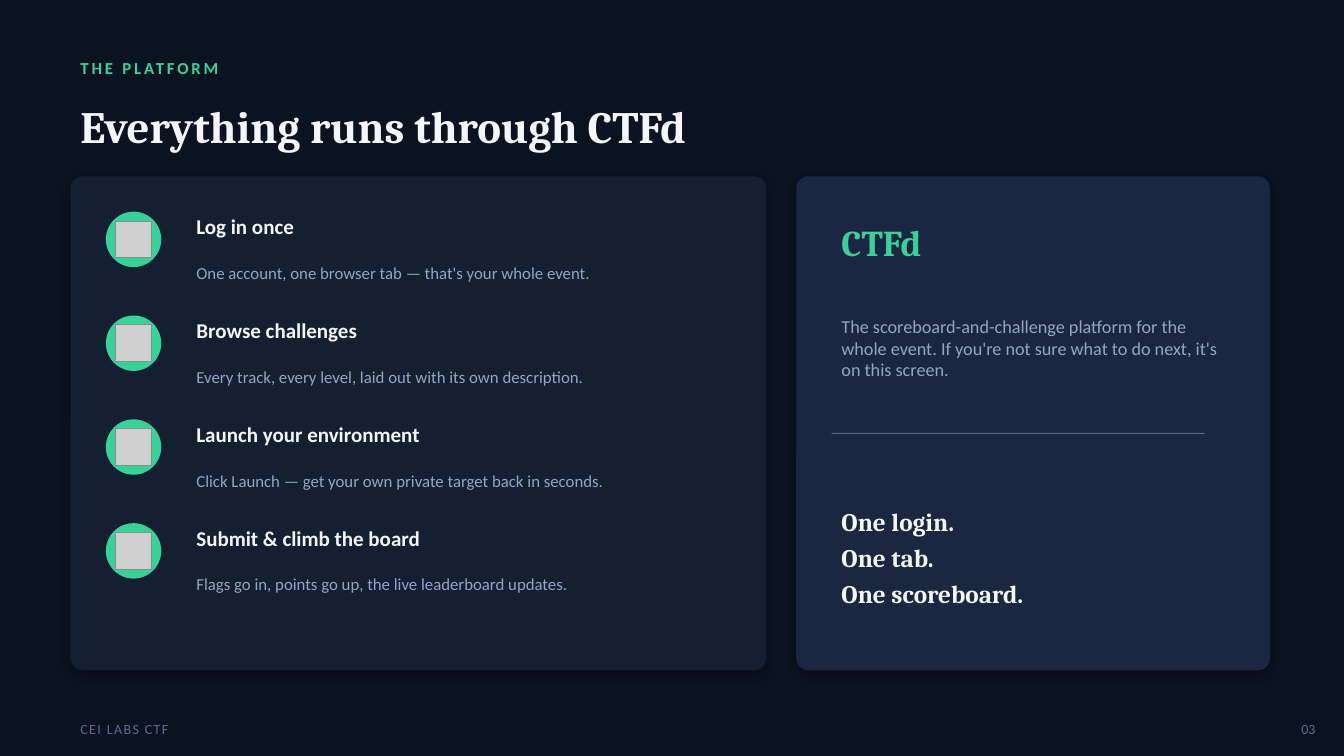
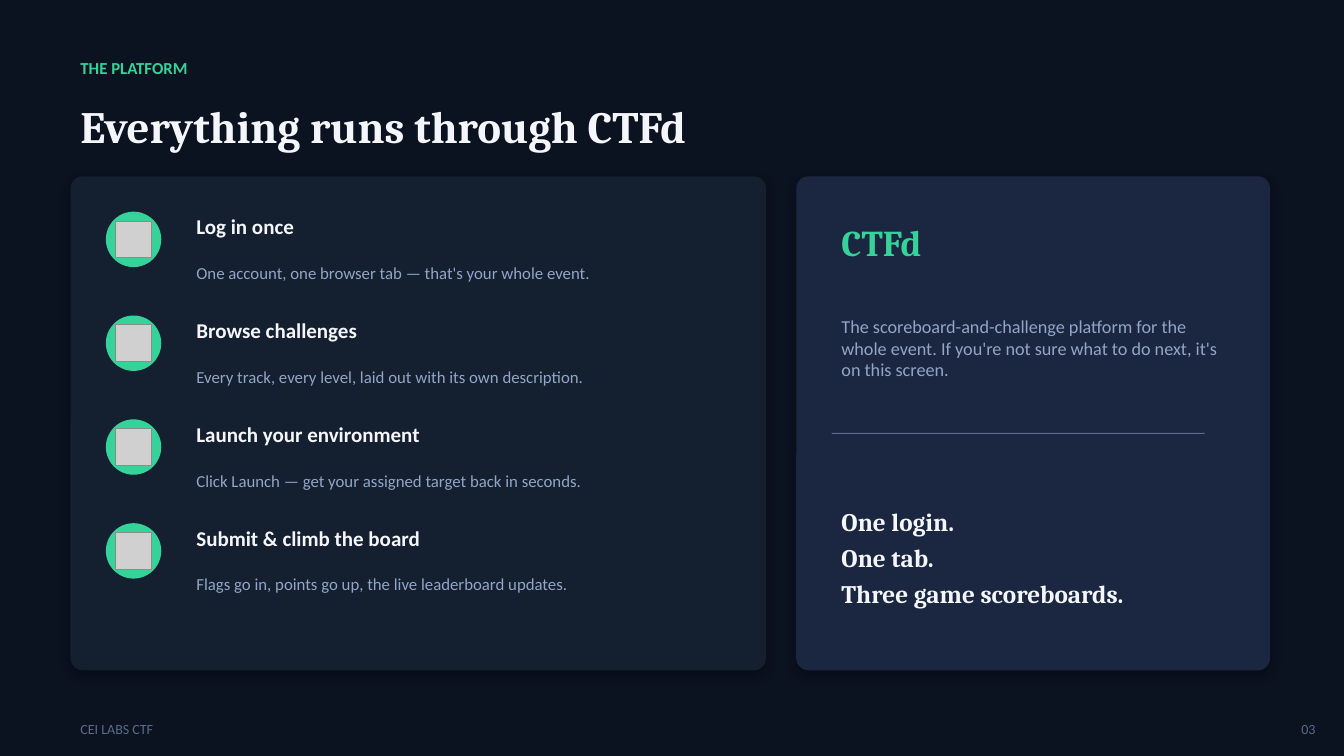
Before and after one commit to stoptalkingishh/cei-labs-event, a slide deck: slide 3 of presentation/CEI-Labs-CTF-Kickoff.pptx. Drawn at 1344x756 pixels with LibreOffice and Linux fonts; fonts in the diff are those of the drawing; grey boxes stand for pictures. Boxes give left, top, right and bottom in pixels: in the first picture for what was removed or moved away, otherwise in the second. Text is boxed around its words. In the diff, an @@ line names an element or a change of style, - is before the commit and + after.

```diff
--- a/presentation/CEI-Labs-CTF-Kickoff.pptx
+++ b/presentation/CEI-Labs-CTF-Kickoff.pptx
@@ text "THE PLATFORM" at (x1=80, y1=63, x2=187, y2=74): letter spacing 2 to 0 pt @@
@@ text at (x1=196, y1=475, x2=581, y2=490): text changed @@
-Click Launch — get your own private target back in seconds.
+Click Launch — get your assigned target back in seconds.
@@ text at (x1=841, y1=585, x2=1124, y2=609): text changed @@
-One scoreboard.
+Three game scoreboards.
@@ text "CEI LABS CTF" at (x1=80, y1=725, x2=153, y2=734): letter spacing 1 to 0 pt @@
```
Also in this commit, not shown: 8 other slides changed, 3 other files.
